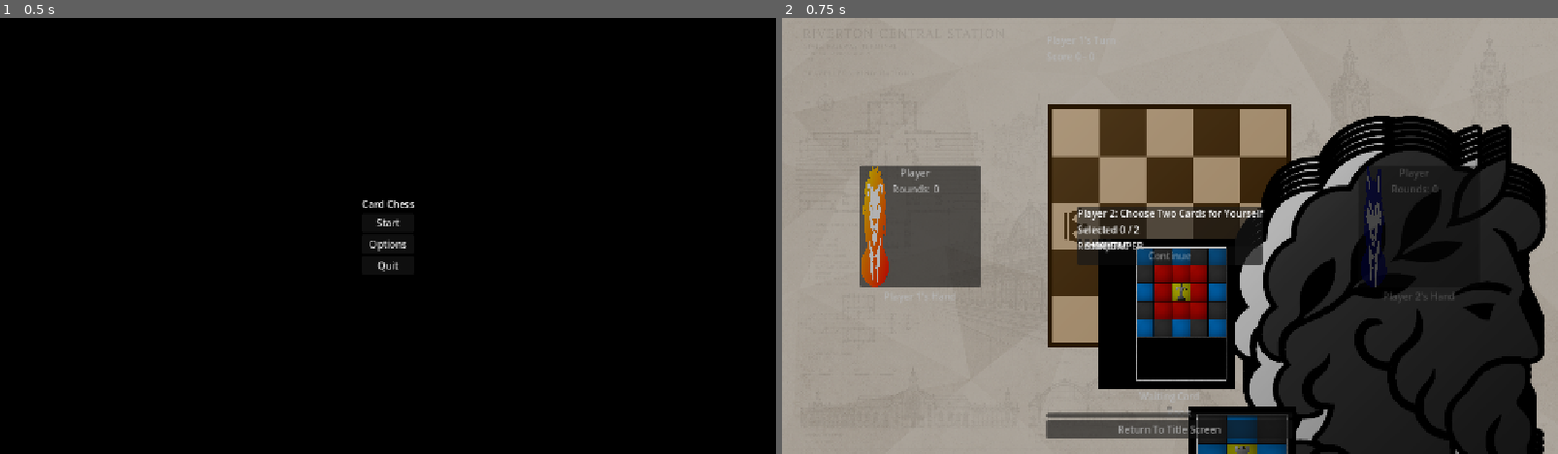
Above: before the commit, frames 1-2 (left to right).
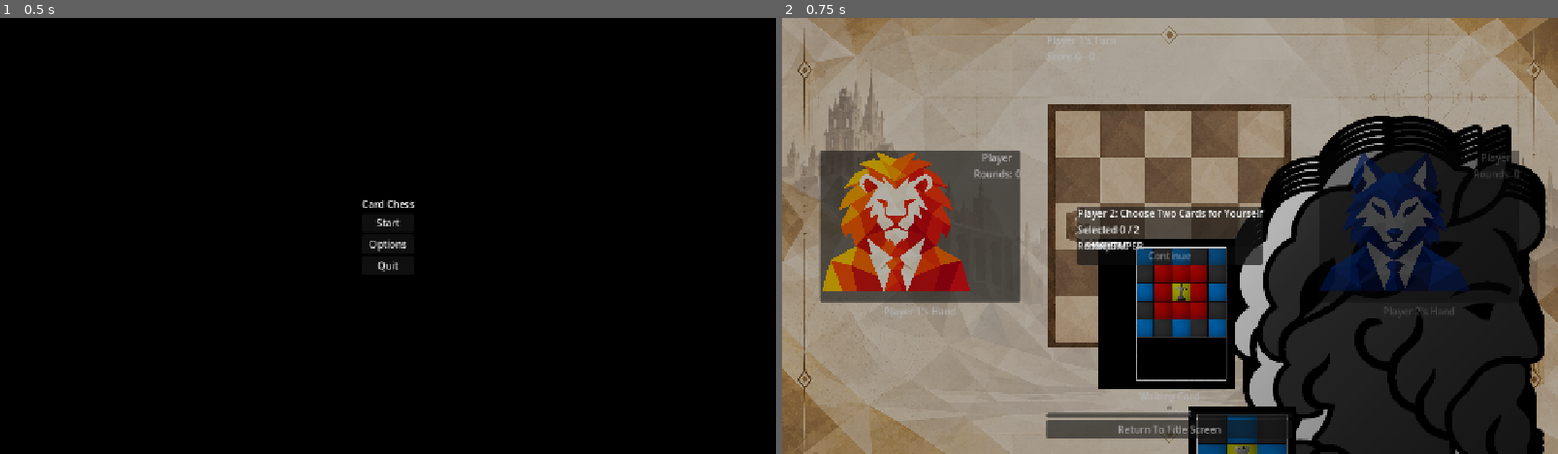
Above: after the commit, the same moments.

Repository: ryanh6/cardChess
Game: Godot game, scene res://scenes/main.tscn
Two runs of this game, one before a commit and one after it. Both use one fixed random seed, a clock stepped at 60 frames per second and the inputs below. The project has no main scene, so this scene is started directly.
Inputs:
- Up to frame 1 (0.5 s): no input
- Up to frame 2 (0.75 s): click "Start" at 0.5 s

Frame 1 is identical in both runs. In frame 2, 29% of the frame differs, in the area x 0-100%, y 0-100%.

Commit message:
more assets imported
more assets imported into the game to replace older textures

Diff:
--- a/scenes/components/gameBoardInterface.tscn
+++ b/scenes/components/gameBoardInterface.tscn
@@ -1,7 +1,7 @@
 [gd_scene format=3 uid="uid://cvblemk8pxgoy"]
 
-[ext_resource type="Texture2D" uid="uid://cv4yccfp3mg43" path="res://assets/gameBoard.png" id="1_irmpp"]
 [ext_resource type="Script" uid="uid://dhua3tupoe3cj" path="res://scripts/interface/gameBoardInterface.gd" id="1_l61cb"]
+[ext_resource type="Texture2D" uid="uid://dil5umy5suomn" path="res://assets/newGameBoard.png" id="2_j2gl2"]
 
 [node name="GameBoard" type="Control" unique_id=1255382976]
 layout_mode = 3
@@ -20,7 +20,7 @@
 anchor_bottom = 1.0
 grow_horizontal = 2
 grow_vertical = 2
-texture = ExtResource("1_irmpp")
+texture = ExtResource("2_j2gl2")
 expand_mode = 1
 stretch_mode = 5
 
--- a/scenes/components/playerInterface.tscn
+++ b/scenes/components/playerInterface.tscn
@@ -18,9 +18,9 @@
 
 [node name="PlayerIcon" type="TextureRect" parent="Margins/Row" unique_id=54572932]
 unique_name_in_owner = true
-custom_minimum_size = Vector2(50, 50)
+custom_minimum_size = Vector2(250, 250)
 layout_mode = 2
-expand_mode = 1
+expand_mode = 2
 
 [node name="PlayerInfo" type="VBoxContainer" parent="Margins/Row" unique_id=722835718]
 layout_mode = 2
--- a/scenes/screens/gameScreen.tscn
+++ b/scenes/screens/gameScreen.tscn
@@ -1,12 +1,12 @@
 [gd_scene format=3 uid="uid://h6cv5xcntkfq"]
 
-[ext_resource type="Texture2D" uid="uid://b8mbngbccnb5b" path="res://assets/gameBackground2.png" id="1_wdglq"]
 [ext_resource type="Script" uid="uid://3kswxhonx04j" path="res://scripts/interface/gameScreen.gd" id="1_wkxm6"]
+[ext_resource type="Texture2D" uid="uid://bkws6ljd6l26h" path="res://assets/newBackground.png" id="2_443wr"]
 [ext_resource type="PackedScene" uid="uid://cvblemk8pxgoy" path="res://scenes/components/gameBoardInterface.tscn" id="2_wdglq"]
 [ext_resource type="PackedScene" uid="uid://bc5bvmcgqp5r5" path="res://scenes/components/cardInterface.tscn" id="3_jys3q"]
 [ext_resource type="PackedScene" uid="uid://ctmrg8muin1h4" path="res://scenes/components/playerInterface.tscn" id="3_ug6w8"]
-[ext_resource type="Texture2D" uid="uid://b2wqeh0v325ij" path="res://assets/lionPlayer.png" id="4_iw8uw"]
-[ext_resource type="Texture2D" uid="uid://cd0f8iuyvmilm" path="res://assets/wolfPlayer.png" id="7_443wr"]
+[ext_resource type="Texture2D" uid="uid://bughj1wmhc3tr" path="res://assets/lionPlayer2.png" id="4_443wr"]
+[ext_resource type="Texture2D" uid="uid://b6gl5f8m20fsi" path="res://assets/wolfPlayer2.png" id="7_wu7l8"]
 
 [node name="GameScreen" type="Control" unique_id=14647702]
 layout_mode = 3
@@ -21,7 +21,7 @@
 layout_mode = 0
 offset_right = 1280.0
 offset_bottom = 720.0
-texture = ExtResource("1_wdglq")
+texture = ExtResource("2_443wr")
 expand_mode = 1
 
 [node name="MainMargin" type="MarginContainer" parent="." unique_id=1442477704]
@@ -49,7 +49,7 @@
 unique_name_in_owner = true
 custom_minimum_size = Vector2(200, 200)
 layout_mode = 2
-playerIcon = ExtResource("4_iw8uw")
+playerIcon = ExtResource("4_443wr")
 
 [node name="Player1HandLabel" type="Label" parent="MainMargin/MainRows/Player1Column" unique_id=1259714728]
 layout_mode = 2
@@ -122,7 +122,7 @@
 unique_name_in_owner = true
 custom_minimum_size = Vector2(200, 200)
 layout_mode = 2
-playerIcon = ExtResource("7_443wr")
+playerIcon = ExtResource("7_wu7l8")
 
 [node name="Player2HandLabel" type="Label" parent="MainMargin/MainRows/Player2Column" unique_id=1684535224]
 layout_mode = 2
Not shown, added: assets/lionPlayer2.png.import
Binary file added: assets/newBackground.png
Not shown, added: assets/newBackground.png.import
Binary file added: assets/newGameBoard.png
Not shown, added: assets/newGameBoard.png.import
Not shown, added: assets/wolfPlayer2.png.import
